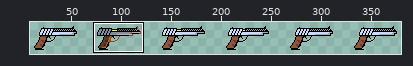
Sprite sheet: assets/W_pistol.png. The picture above shows the old version from afar; the outline marks the close-up.
Close-up. First the earlier version:
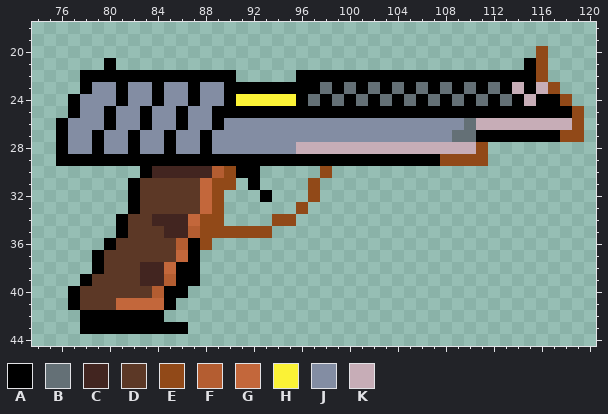
The file is 384x64 pixels. Shown: x 74..120, y 18..44. The wide view leaves out empty margins. The commit also changed other parts of the picture, which this record leaves out.
Palette (. is transparent): A #000000  B #647076  C #422520  D #5c3826  E #914918  F #b45d31  G #c3673b  H #fbf236  J #838da3  K #c7adb7
After:
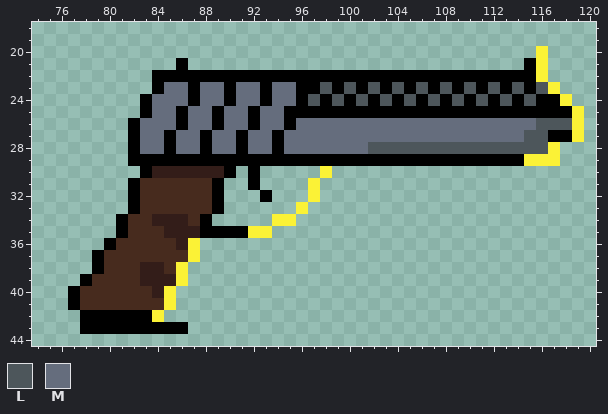
Colours new in this view: L #4d565b  M #656d7d
The exact change:
@@ palette @@
-C #422520
+C #331d19
-D #5c3826
+D #472b1e
@@ x 74..120 @@
 19 ...............................................
-20 ..........................................E....
-21 ......A..................................AE....
-22 ....AAAAAAAAAAAAA.....AAAAAAAAAAAAAAAAAAAAE....
-23 ....AJJAJJAJJAJJAAAAAAAABABABABABABABABAKAKE...
-24 ...AJJJAJJAJJAJJAHHHHHABABABABABABABABABAKAAE..
-25 ...AJJAJJAJJAJJAAAAAAAAAAAAAAAAAAAAAAAAAAAAAAE.
-26 ..AJJJAJJAJJAJJAJJJJJJJJJJJJJJJJJJJJBKKKKKKKKE.
-27 ..AJJAJJAJJAJJAJJJJJJJJJJJJJJJJJJJJBBAAAAAAAEE.
-28 ..AJJAJJAJJAJJAJJJJJJJKKKKKKKKKKKKKKKE.........
-29 ..AAAAAAAAAAAAAAAAAAAAAAAAAAAAAAAAEEEE.........
-30 .........ACCCCCFEAA.....E......................
-31 ........ADDDDDGEE.A....E.......................
-32 ........ADDDDDGE...A...E.......................
-33 ........ADDDDDGE......E........................
-34 .......ADDCCCGEE....EE.........................
-35 .......ADDDCCFEEEEEE...........................
-36 ......ADDDDDFAE................................
-37 .....ADDDDDDGA.................................
-38 .....ADDDCCGAA.................................
-39 ....ADDDDCCFAA.................................
-40 ...ADDDDDDFAA..................................
-41 ...ADDDGGGGA...................................
-42 ....AAAAAAA....................................
+20 ..........................................H....
+21 ............A............................AH....
+22 ..........AAAAAAAAAAAAAAAAAAAAAAAAAAAAAAAAH....
+23 ..........AMMAMMAMMAMMAALALALALALALALALALALH...
+24 .........AMMMAMMAMMAMMALALALALALALALALALALAAH..
+25 .........AMMAMMAMMAMMAAAAAAAAAAAAAAAAAAAAAAAAH.
+26 ........AMMMAMMAMMAMMAMMMMMMMMMMMMMMMMMMMMLLLH.
+27 ........AMMAMMAMMAMMAMMMMMMMMMMMMMMMMMMMMLLAAH.
+28 ........AMMAMMAMMAMMAMMMMMMMLLLLLLLLLLLLLLLH...
+29 ........AAAAAAAAAAAAAAAAAAAAAAAAAAAAAAAAAHHH...
+30 .........ACCCCCCA.A.....H......................
+31 ........ADDDDDDA..A....H.......................
+32 ........ADDDDDDA...A...H.......................
+33 ........ADDDDDDA......H........................
+34 .......ADDCCCDA.....HH.........................
+35 .......ADDDCCCAAAAHH...........................
+36 ......ADDDDDCH.................................
+37 .....ADDDDDDDH.................................
+38 .....ADDDCCDH..................................
+39 ....ADDDDCCCH..................................
+40 ...ADDDDDDCH...................................
+41 ...ADDDDDDDH...................................
+42 ....AAAAAAH....................................
 43 ....AAAAAAAAA..................................
Pixel boxes of the changes (left, top, right, bottom) in both close-ups:
changed: (56, 46, 584, 322)
